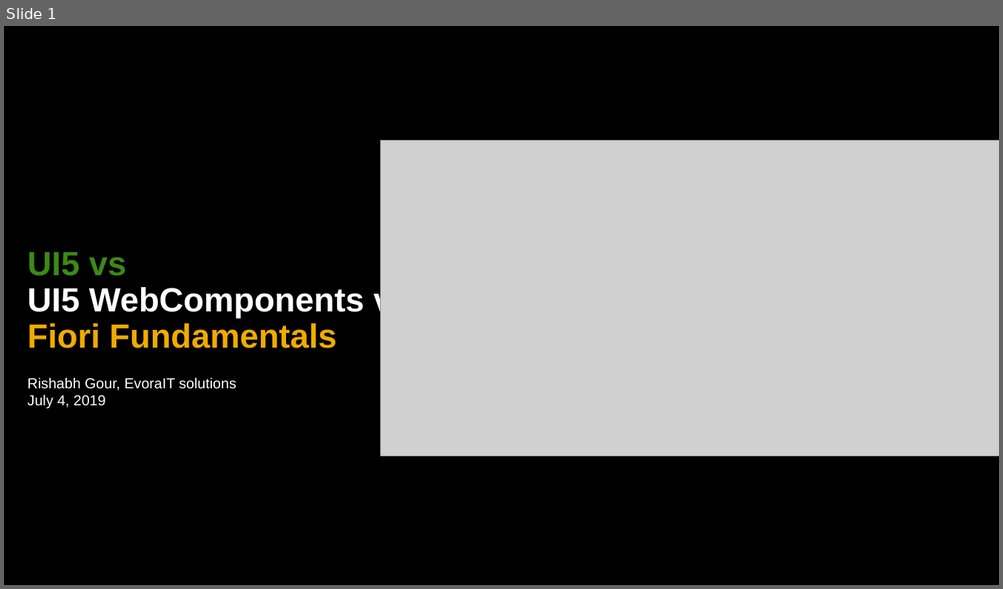
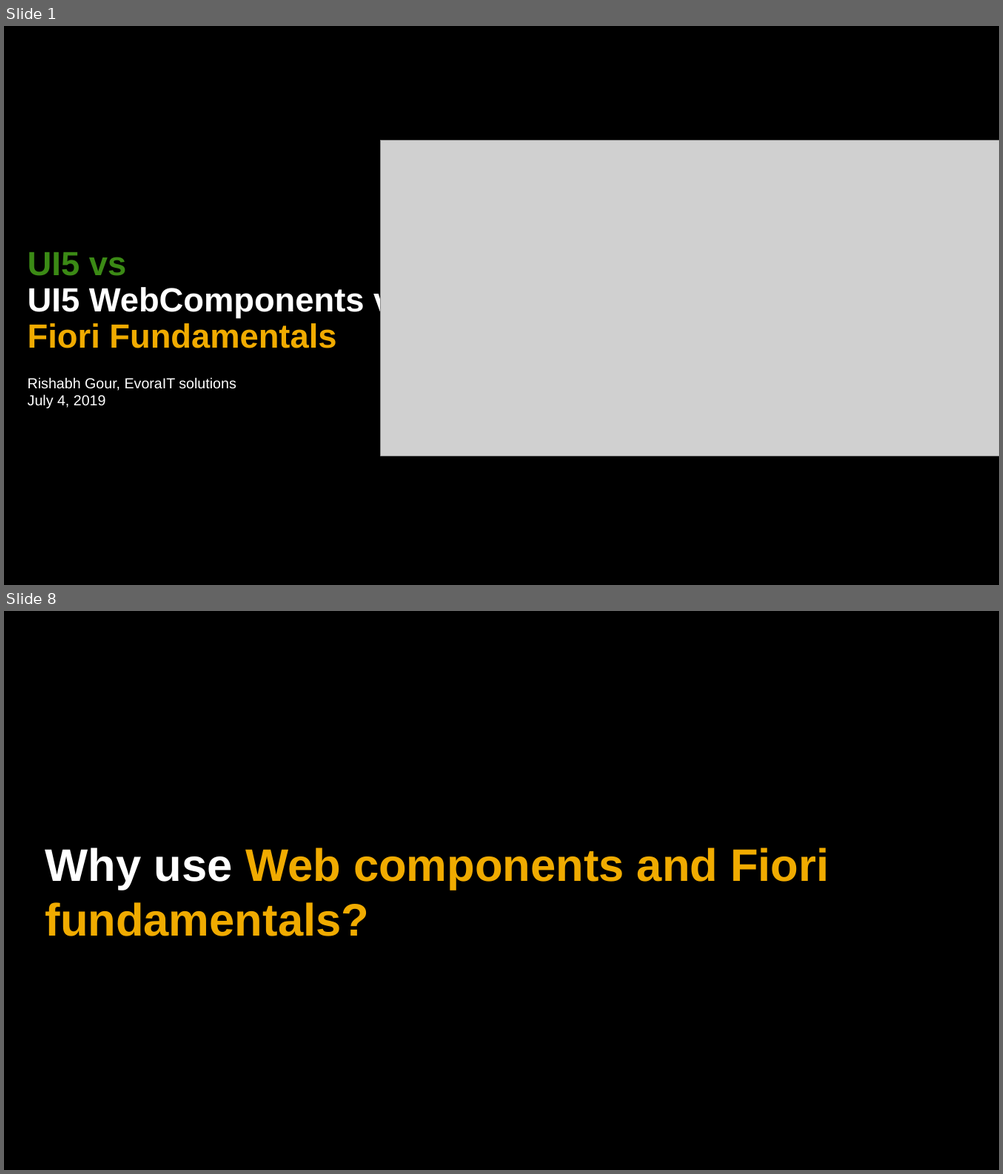
Before and after one commit to rishabh62/UI5con, a slide deck: UI5con.pptx. Shown one above the other, each under a label of ours: slide 1 before the commit, slides 1 and 8 after it; the slides between them are not shown. The pictures are 1003x589 and 1003x1174 pixels, drawn with LibreOffice and Linux fonts; fonts in the diff are those of the drawing; grey boxes stand for pictures. Boxes give left, top, right and bottom in pixels: in the first picture for what was removed or moved away, otherwise in the second. Text is boxed around its words. In the diff, an @@ line names an element or a change of style, - is before the commit and + after.

```diff
--- a/UI5con.pptx
+++ b/UI5con.pptx
@@ slide 8 added at box(4, 611, 999, 1170), background #000000 @@
@@ title added at box(45, 848, 828, 937), 44 pt, text #F0AB00, bold @@
+Why use Web components and Fiori fundamentals?
```
Also in this commit, not shown: 1 slide changed, 15 other slides added, 2 slides removed.
